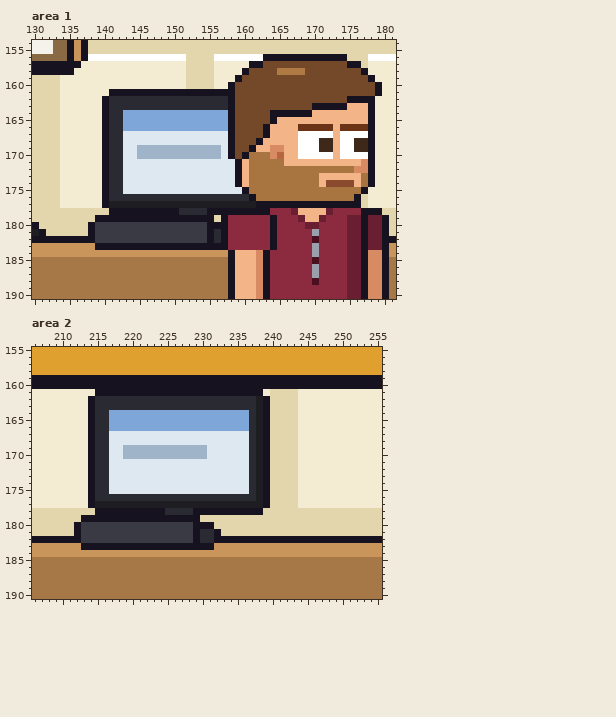
One commit to this pixel-art file: office/site_realty_a.aseprite. Above: the version before the commit.
320x320 pixels, 1 frame. Colours within 5 levels of each other are drawn and written as one. Shown: area 1: x 130..181, y 154..190; area 2: x 206..255, y 155..190.
New version:
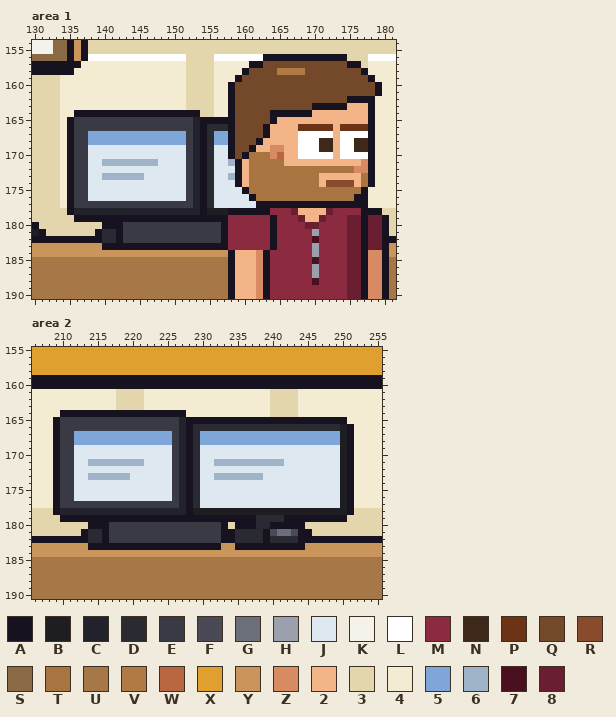
Palette (. is transparent): A #17121f  B #1e1e22  C #22222b  D #2a2a33  E #3a3a44  F #4a4a56  G #6a6f7a  H #9aa0ac  J #dde8f0  K #f4f2ea  L #ffffff  M #8c2b40  N #3e281a  P #6b3416  Q #74492a  R #8a4a2e  S #8a6a44  T #a8743f  U #a67848  V #b07a44  W #b8663f  X #e0a030  Y #c9955a  Z #d88a62  2 #f3b488  3 #e3d5ac  4 #f4ecd2  5 #7fa6d8  6 #9fb4c8  7 #4a1020  8 #6a1e31
Diff:
layer "Kb1" removed
layer "Kb2" removed
Changed rows in their new state; - is an unchanged pixel.
Area 1:
first column x 135:
161 ------44444444444333344--------------------
162 -----444444444444333344--------------------
163 -----444444444444333344--------------------
164 -AAAA-AAAAAAAAAAAAA3344--------------------
165 AEEEEEEEEEEEEEEEEECAAAA--------------------
166 AEEEEEEEEEEEEEEEEECADDD--------------------
167 AEE55555555555555ECAD55--------------------
168 AEE55555555555555ECAD55--------------------
169 AEEJJJJJ--JJJJJJJECADJ---------------------
170 AEEJJJJJ--JJJJJJJECADJ---------------------
171 AEEJJ66666666----ECAD--6-------------------
172 AEEJJJJJ---------ECAD----------------------
173 AEEJJ666666------ECAD--6-------------------
174 AEEJJJJJ---------ECAD----------------------
175 AEEJJJJJ---------ECAD----------------------
176 AEEJJJJJJJJJJJJJJECA-JJJJJ----------------A
177 AEEEEEEEEEEEEEEEEECADJJJJJJ---------------A
178 ACCCCCCCCCCCCCCCCCCABBB--------------------
179 -AAA-----------------A---------------------
180 ---33AAA------------EE---------------------
181 ---3ADDA------------EE---------------------
182 ----ADDA------------EE---------------------
183 ----Y--------------------------------------
Area 2:
first column x 209:
161 ------444333344444444444444444-------------
162 -----44443333444444444444444444------------
163 -----44443333444444444444444444------------
164 -AAAA-AAAAAAAAAAAAA444444444444------------
165 AEEEEEEEEEEEEEEEEECAAAAAAAAAAA-AAAAAAAAAAA-
166 AEEEEEEEEEEEEEEEEECADDDDDDDD-DDDDDDDDDDDDBA
167 AEE55555555555555ECAD55555555555555555555BA
168 AEE55555555555555ECAD55555555555555555555BA
169 AEEJJJJJ--JJJJJJJECADJ------JJJJJJJJJJJJJBA
170 AEEJJJJJ--JJJJJJJECADJ------JJJJJJJJJJJJJBA
171 AEEJJ66666666----ECAD--6666666666JJJJJJJJBA
172 AEEJJJJJ---------ECAD-------JJJJJJJJJJJJJBA
173 AEEJJ666666------ECAD--6666666JJJJJJJJJJJBA
174 AEEJJJJJ---------ECAD-------JJJJJJJJJJJJJBA
175 AEEJJJJJ---------ECAD-------JJJJJJJJJJJJJBA
176 AEEJJJJJJJJJJJJJJECA-JJJJJJJJJJJJJJJJJJJJBA
177 AEEEEEEEEEEEEEEEEECADJJJJJJJJJJJJJJJJJJJJBA
178 ACCCCCCCCCCCCCCCCCCABBBBBBBBBBBBBBBBBBBBBBA
179 -AAA-----------------AAAAAAAADDDDAAAAAAAAA-
180 ---33AAA------------EEEEA-AAADDAAAAA-------
181 ---3ADDA------------EEEEAADDDDAFGGFAA------
182 ----ADDA------------EEEE--DDDD-DDDD--------
183 ----Y------------------A--AAAAAAAAAA-------
Pixel boxes of the changes (left, top, right, bottom) in both pictures:
changed: (67, 89, 256, 250)
changed: (361, 194, 368, 208)
changed: (53, 389, 354, 550)
